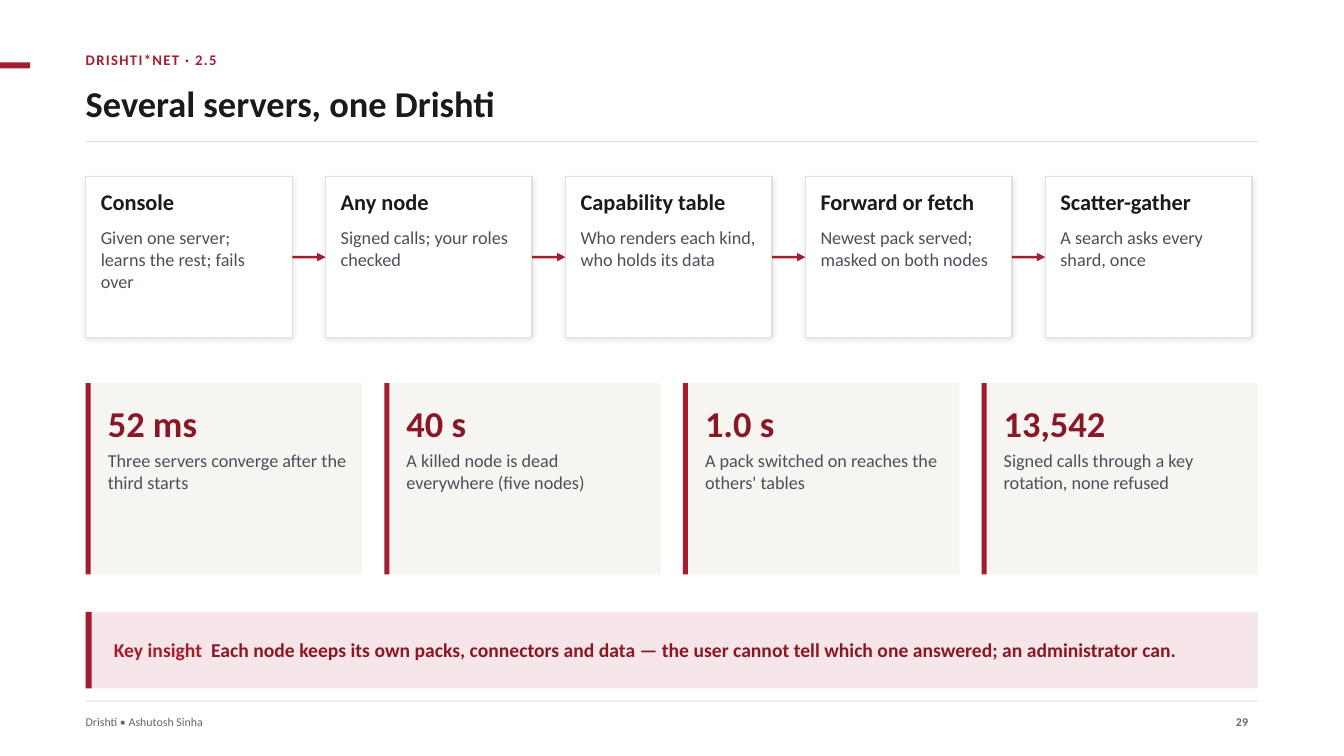
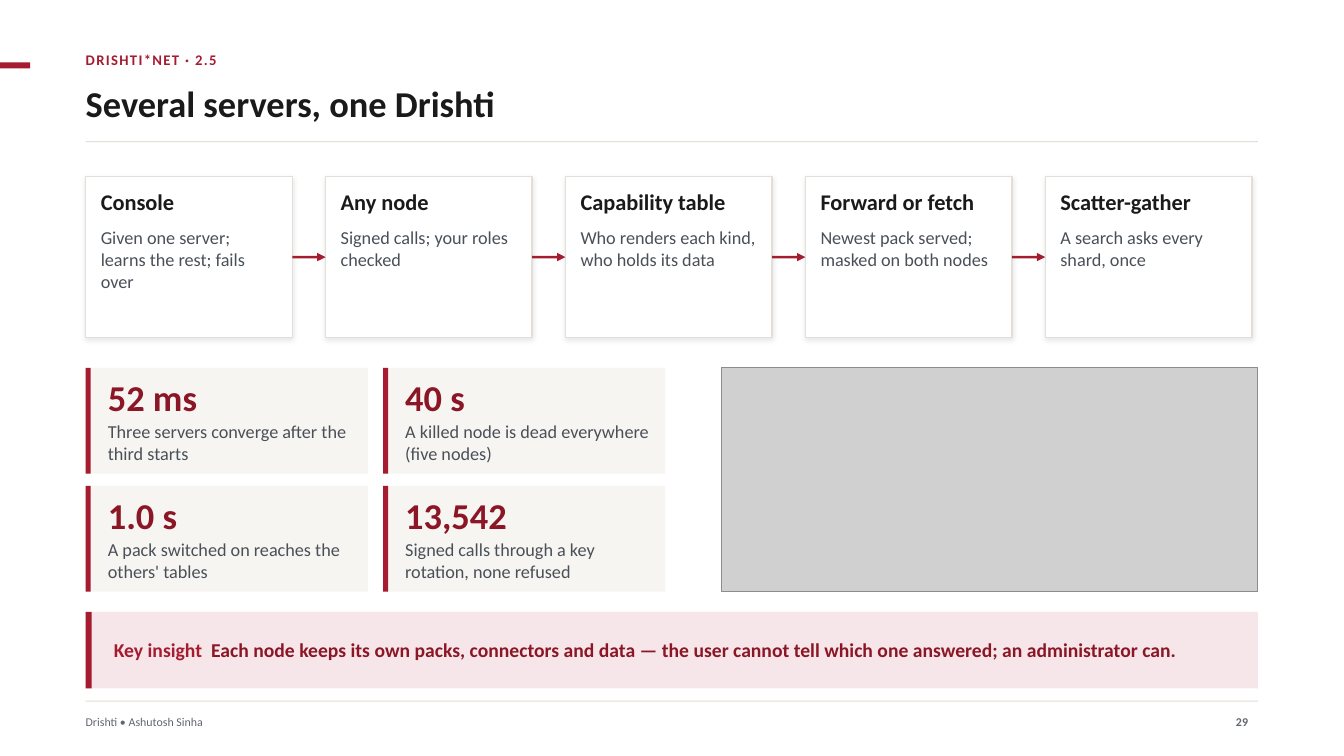
Before and after one commit to ajsinha/drishti, a slide deck: slide 29 of docs/publications/Drishti-Design-and-Evidence.pptx. Drawn at 1344x756 pixels with LibreOffice and Linux fonts; fonts in the diff are those of the drawing; grey boxes stand for pictures. Boxes give left, top, right and bottom in pixels: in the first picture for what was removed or moved away, otherwise in the second. Text is boxed around its words. In the diff, an @@ line names an element or a change of style, - is before the commit and + after.

Commit message:
Deck: the Drishti*net slide shows Admin -> Net after a failover (tutorial 19's capture), its measures in a 2x2 beside it; CHANGELOG

```diff
--- a/docs/publications/Drishti-Design-and-Evidence.pptx
+++ b/docs/publications/Drishti-Design-and-Evidence.pptx
@@ rectangle: place and size @@
-rectangle at box(86, 383, 362, 575)
+rectangle at box(86, 368, 368, 474)
@@ rectangle: place and size @@
-rectangle at box(86, 383, 91, 575)
+rectangle at box(86, 368, 91, 474)
@@ text "52 ms": place and size @@
-text "52 ms" at box(108, 413, 197, 438)
+text "52 ms" at box(108, 387, 197, 412)
@@ rectangle: place and size @@
-rectangle at box(384, 383, 660, 575)
+rectangle at box(383, 368, 665, 474)
@@ rectangle: place and size @@
-rectangle at box(384, 383, 389, 575)
+rectangle at box(383, 368, 388, 474)
@@ text "40 s": place and size @@
-text "40 s" at box(406, 413, 466, 438)
+text "40 s" at box(405, 387, 464, 412)
@@ picture added at box(722, 368, 1258, 592) @@
@@ text "Three servers converge after the ...": place and size @@
-text "Three servers converge after the ..." at box(108, 454, 346, 489)
+text "Three servers converge after the ..." at box(108, 425, 346, 460)
@@ text "A killed node is dead ..." rewrapped from box(406, 454, 584, 492) to box(405, 425, 648, 462) @@
@@ rectangle: place and size @@
-rectangle at box(684, 383, 960, 575)
+rectangle at box(86, 486, 368, 592)
@@ rectangle: place and size @@
-rectangle at box(684, 383, 689, 575)
+rectangle at box(86, 486, 91, 592)
@@ text "1.0 s": place and size @@
-text "1.0 s" at box(705, 413, 774, 438)
+text "1.0 s" at box(108, 505, 177, 530)
@@ rectangle: place and size @@
-rectangle at box(982, 383, 1258, 575)
+rectangle at box(383, 486, 665, 592)
@@ rectangle: place and size @@
-rectangle at box(982, 383, 987, 575)
+rectangle at box(383, 486, 388, 592)
@@ text "13,542": place and size @@
-text "13,542" at box(1004, 413, 1105, 442)
+text "13,542" at box(405, 505, 506, 534)
@@ text "A pack switched on reaches ...": place and size @@
-text "A pack switched on reaches ..." at box(705, 454, 937, 489)
+text "A pack switched on reaches ..." at box(108, 543, 340, 578)
@@ text "Signed calls through a key ...": place and size @@
-text "Signed calls through a key ..." at box(1004, 454, 1193, 491)
+text "Signed calls through a key ..." at box(405, 543, 595, 580)
```
Also in this commit, not shown: 1 other file.
